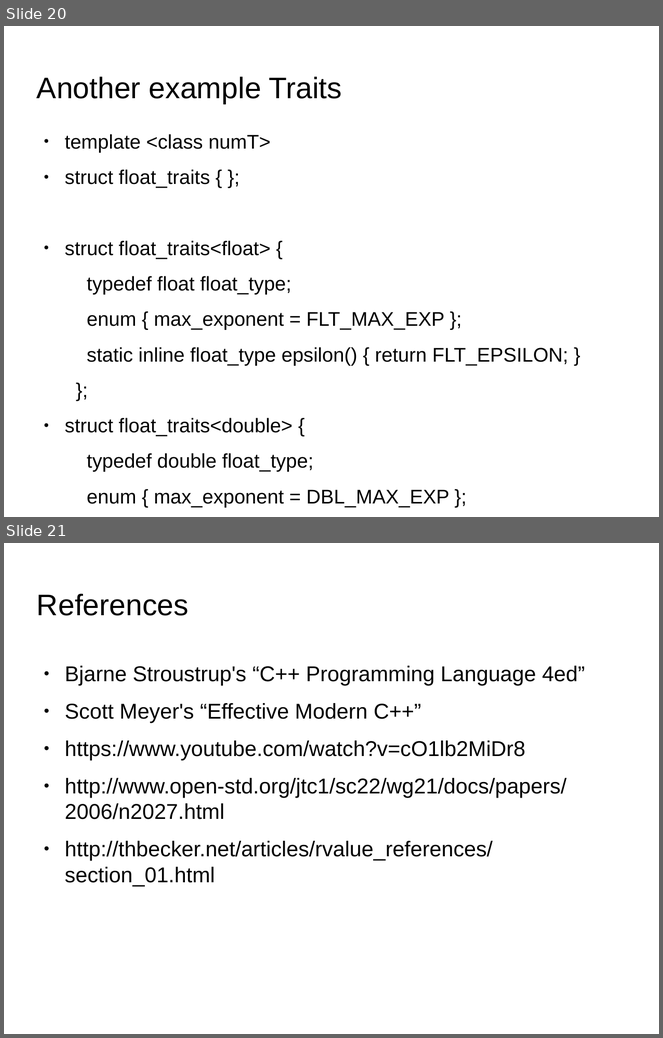
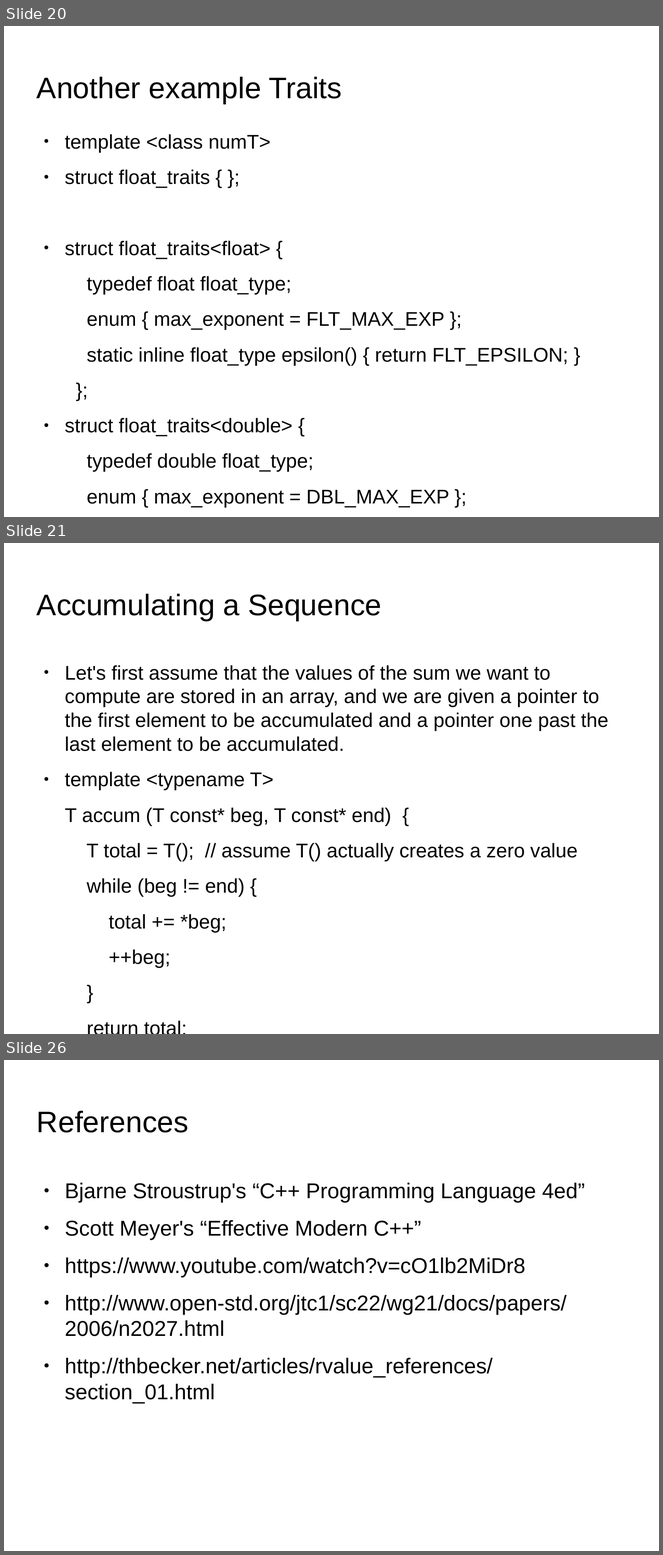
Before and after one commit to kks32/cpp-software-development, a slide deck: Ex_17_RTTI_Metaprogramming_Traits/Ex_17_RTTI_Metaprogramming_Traits.odp. Shown one above the other, each under a label of ours: slides 20 and 21 before the commit, slides 20, 21 and 26 after it; the slides between them are not shown. The pictures are 663x1038 and 663x1555 pixels, drawn with LibreOffice and Linux fonts; fonts in the diff are those of the drawing; background and template pictures are left out. Boxes give left, top, right and bottom in pixels: in the first picture for what was removed or moved away, otherwise in the second. Text is boxed around its words. In the diff, an @@ line names an element or a change of style, - is before the commit and + after.

```diff
--- a/Ex_17_RTTI_Metaprogramming_Traits/Ex_17_RTTI_Metaprogramming_Traits.odp
+++ b/Ex_17_RTTI_Metaprogramming_Traits/Ex_17_RTTI_Metaprogramming_Traits.odp
@@ slide 21 added at (4, 543, 659, 1034), background picture (left out) @@
@@ title added at (37, 593, 382, 621), 36 pt, text #000000 @@
+Accumulating a Sequence
@@ text added at (65, 665, 609, 968), 24.1 pt, text #000000 @@
+● Let's first assume that the values of the sum we want to compute are stored in an array, and we are given a pointer to the first element to be accumulated and a pointer one past the last element to be accumulated.
+● template <typename T>
+T accum (T const* beg, T const* end) {
+T total = T(); // assume T() actually creates a zero value
+while (beg != end) {
+total += *beg;
+++beg;
+}
+return total;
+}
@@ what was slide 21 is now slide 26 @@
```
Also in this commit, not shown: 4 other slides added, 3 other files.
